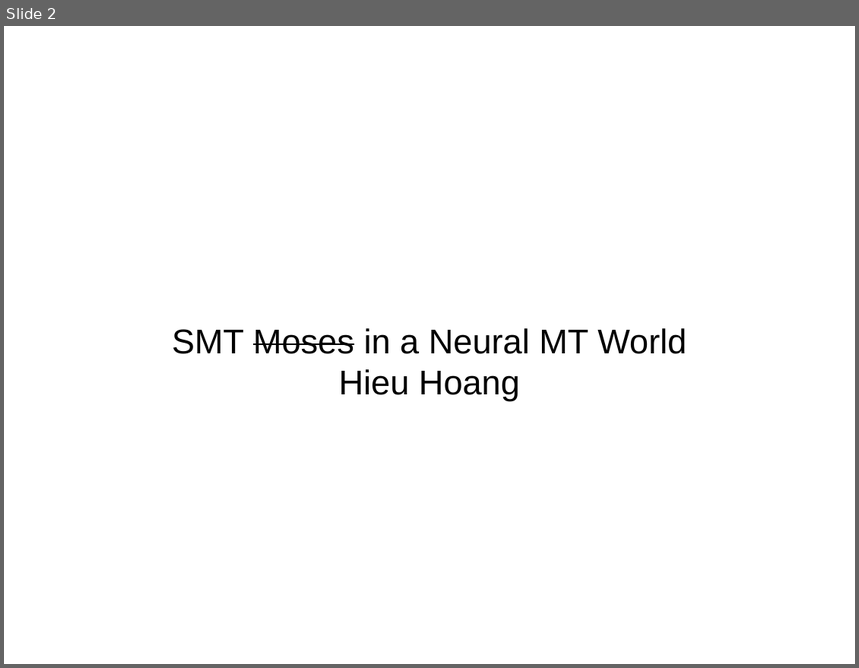
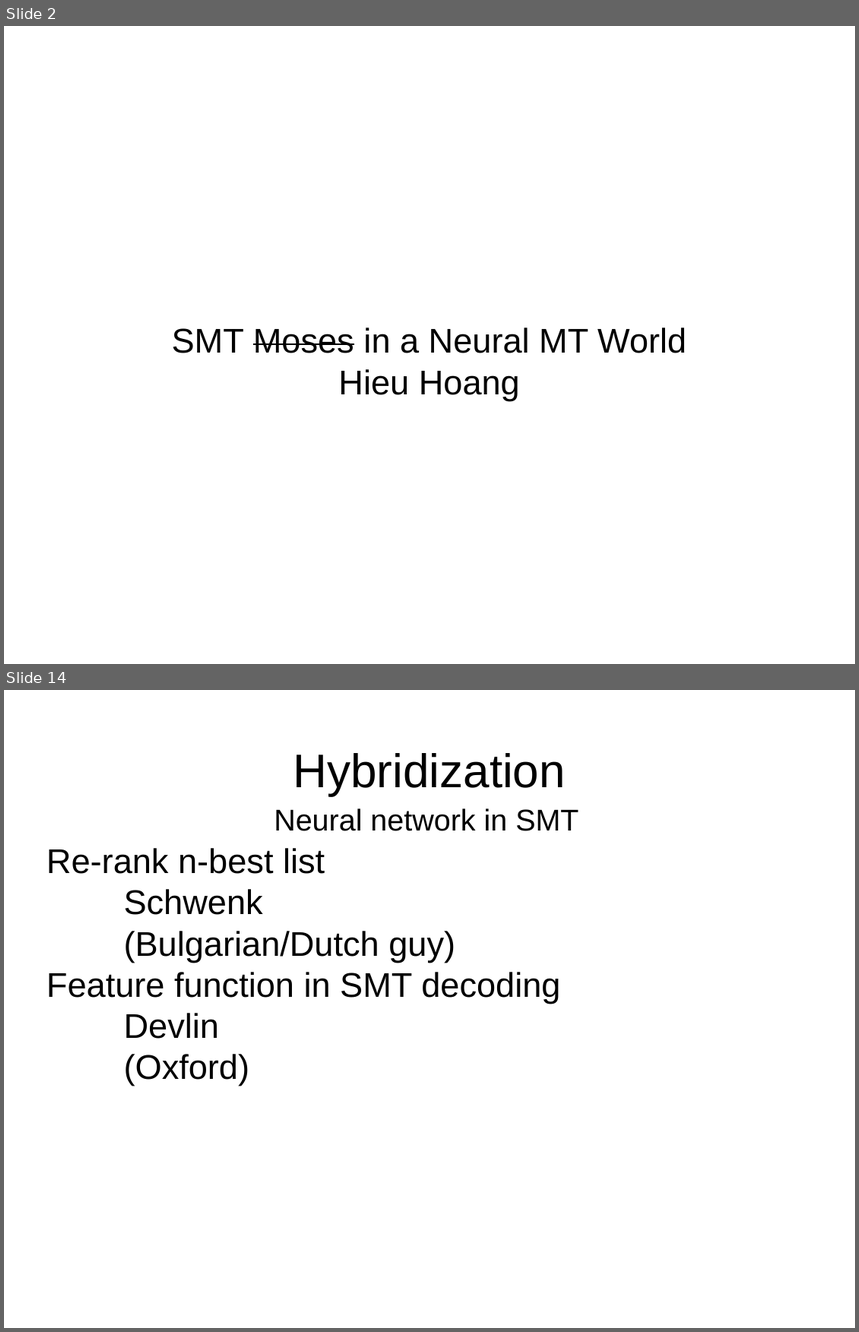
Before and after one commit to hieuhoang/papers, a slide deck: mtma17/slides.pptx. Shown one above the other, each under a label of ours: slide 2 before the commit, slides 2 and 14 after it; the slides between them are not shown. The pictures are 859x668 and 859x1332 pixels, drawn with LibreOffice and Linux fonts; fonts in the diff are those of the drawing. Boxes give left, top, right and bottom in pixels: in the first picture for what was removed or moved away, otherwise in the second. Text is boxed around its words. In the diff, an @@ line names an element or a change of style, - is before the commit and + after.

```diff
--- a/mtma17/slides.pptx
+++ b/mtma17/slides.pptx
@@ slide 14 added at box(4, 690, 855, 1328), background #FFFFFF @@
@@ text added at box(293, 753, 566, 796), 44 pt, text #000000 @@
+Hybridization
@@ text added at box(274, 809, 579, 831), 28 pt, text #000000 @@
+Neural network in SMT
@@ text added at box(47, 848, 560, 1086), 32 pt, text #000000 @@
+Re-rank n-best list
+Schwenk
+(Bulgarian/Dutch guy)
+Feature function in SMT decoding
+Devlin
+(Oxford)
```
Also in this commit, not shown: 10 slides changed, 1 other file.
